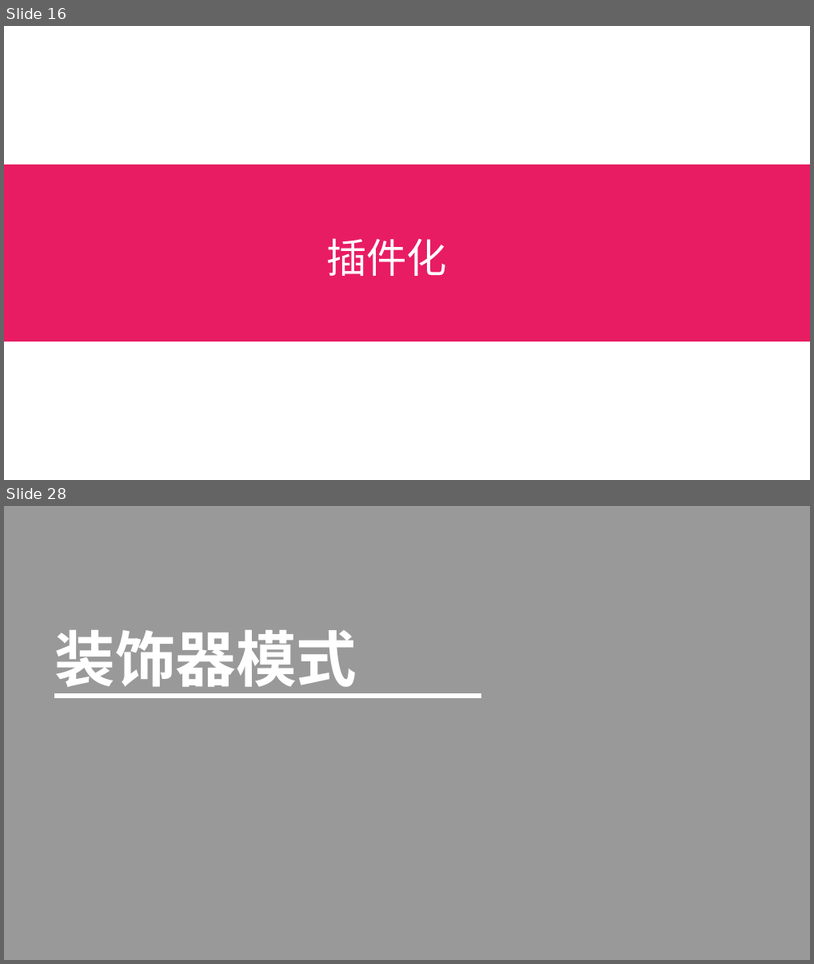
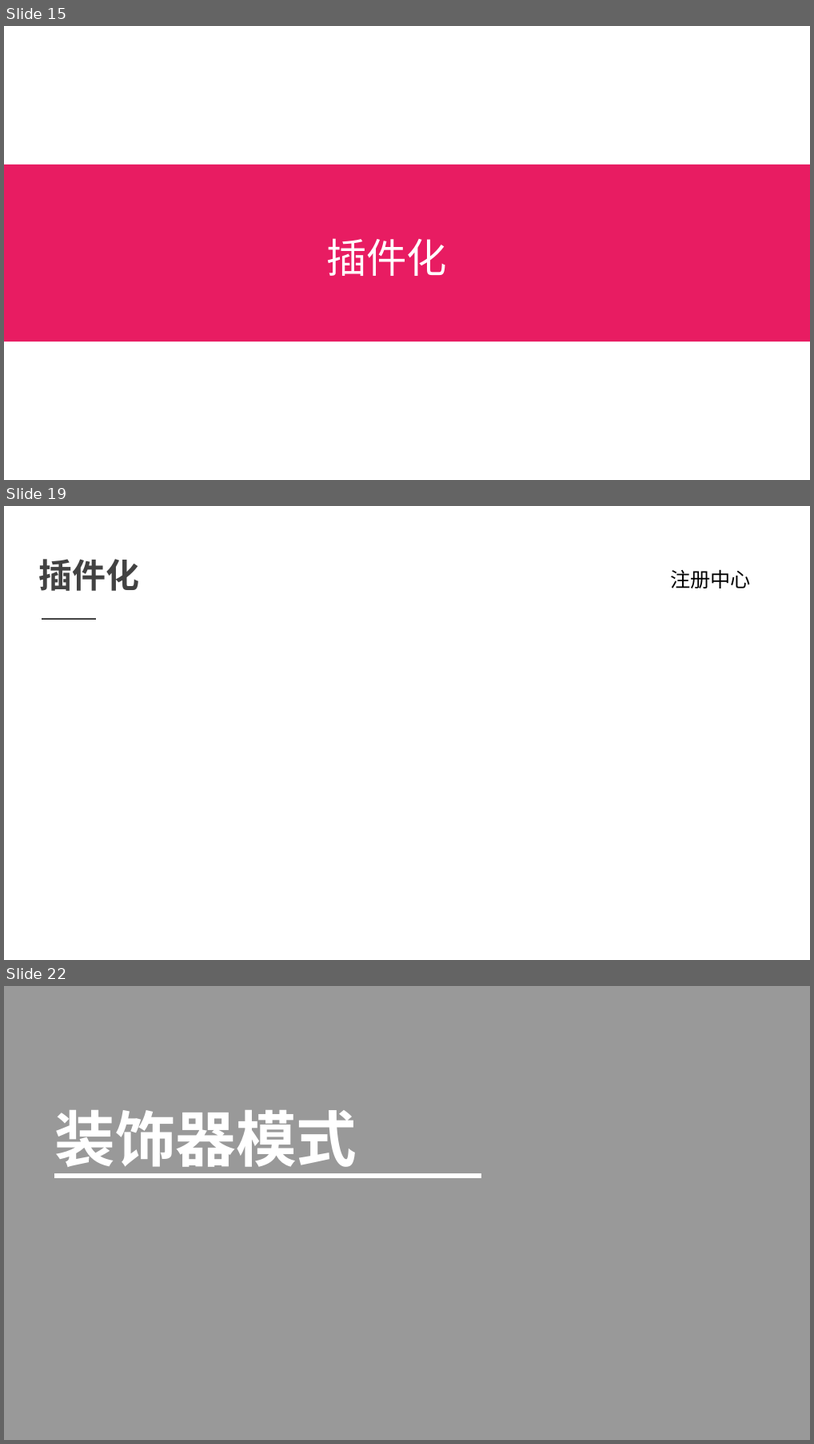
Before and after one commit to printfcoder/stack-rpc-tutorials, a slide deck: others/share/learning-go/【第一期】Go-Micro框架设计.pptx. Shown one above the other, each under a label of ours: slides 16 and 28 before the commit, slides 15, 19 and 22 after it; the slides between them are not shown. The pictures are 814x964 and 814x1444 pixels, drawn with LibreOffice and Linux fonts; fonts in the diff are those of the drawing. Boxes give left, top, right and bottom in pixels: in the first picture for what was removed or moved away, otherwise in the second. Text is boxed around its words. In the diff, an @@ line names an element or a change of style, - is before the commit and + after.

Commit message:
插件化

```diff
--- a/others/share/learning-go/【第一期】Go-Micro框架设计.pptx
+++ b/others/share/learning-go/【第一期】Go-Micro框架设计.pptx
@@ slide 19 added at (4, 506, 810, 960), background #FFFFFF @@
@@ text added at (39, 559, 140, 591), 30 pt, text #424242, bold @@
+插件化
@@ text added at (670, 569, 751, 588), 18 pt, text #000000 @@
+注册中心
@@ freeform shape added at (42, 618, 96, 618), outline #424242 1.5 pt @@
@@ what was slide 16 is now slide 15 @@
@@ what was slide 28 is now slide 22 @@
```
Also in this commit, not shown: 6 slides changed, 2 other slides added, 9 slides removed.
